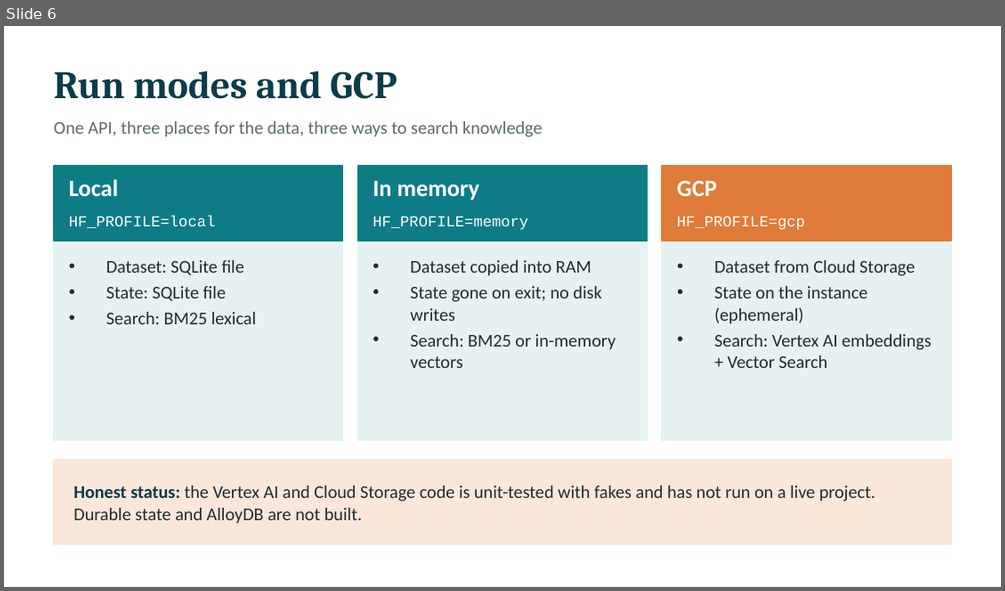
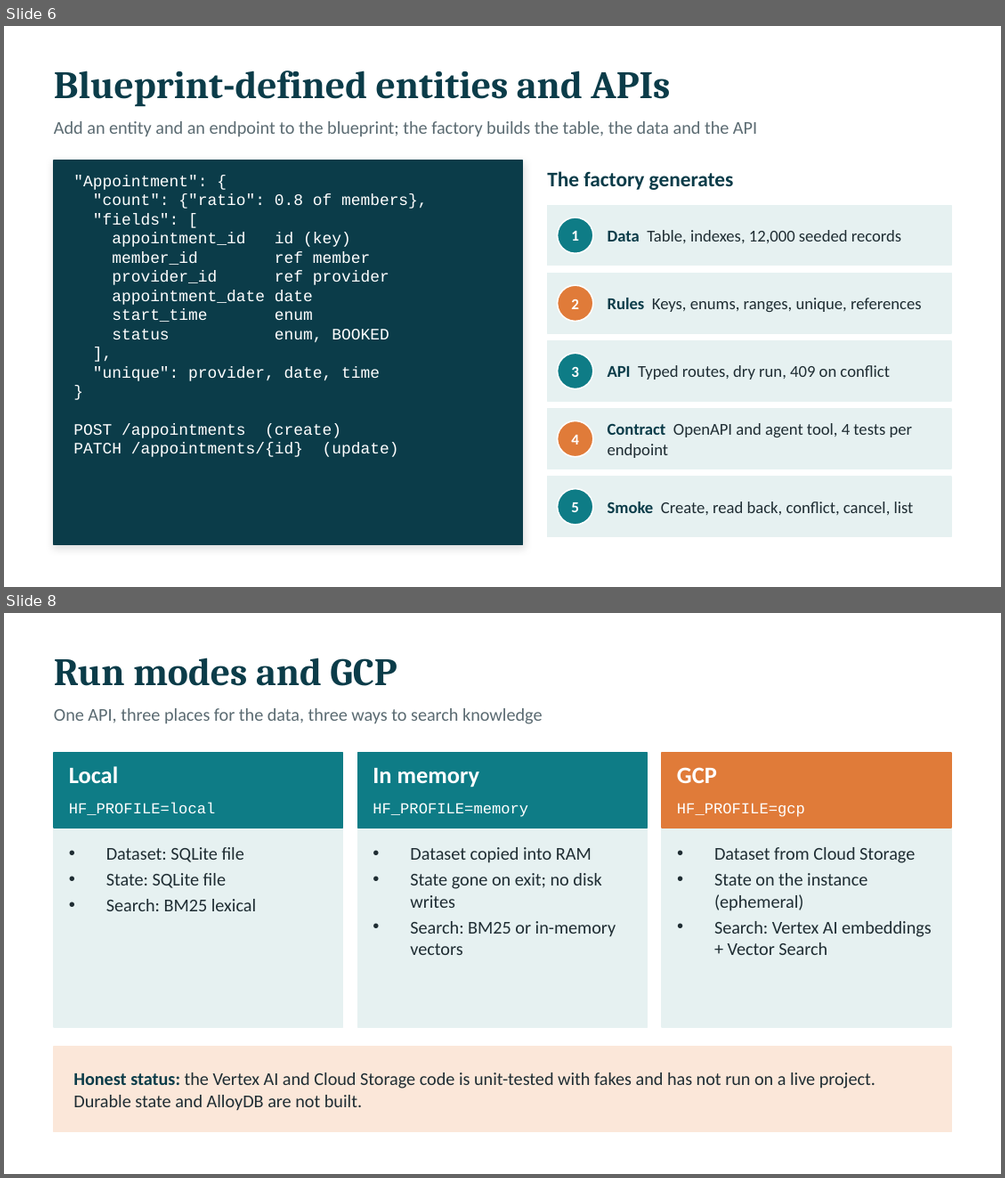
Before and after one commit to aravinda0216/hf-health-poc, a slide deck: docs/Healthcare_AI_Factory_Phase1.pptx. Shown one above the other, each under a label of ours: slide 6 before the commit, slides 6 and 8 after it; the slides between them are not shown. The pictures are 1005x591 and 1005x1178 pixels, drawn with LibreOffice and Linux fonts; fonts in the diff are those of the drawing. Boxes give left, top, right and bottom in pixels: in the first picture for what was removed or moved away, otherwise in the second. Text is boxed around its words. In the diff, an @@ line names an element or a change of style, - is before the commit and + after.

```diff
--- a/docs/Healthcare_AI_Factory_Phase1.pptx
+++ b/docs/Healthcare_AI_Factory_Phase1.pptx
@@ slide 6 added at (4,26,1001,587), background #FFFFFF @@
@@ text added at (54,70,670,107), 28 pt, text #0B3C49, bold @@
+Blueprint-defined entities and APIs
@@ text added at (54,121,757,137), 13 pt, text #5B6B72 @@
+Add an entity and an endpoint to the blueprint; the factory builds the table, the data and the API
@@ rectangle added at (54,160,522,544), fill #0B3C49, outline #0B3C49 1 pt @@
@@ text added at (73,175,428,457), 11.5 pt, text #FFFFFF @@
+"Appointment": {
+"count": {"ratio": 0.8 of members},
+"fields": [
+appointment_id id (key)
+member_id ref member
+provider_id ref provider
+appointment_date date
+start_time enum
+status enum, BOOKED
+],
+"unique": provider, date, time
+}
+POST /appointments (create)
+PATCH /appointments/{id} (update)
@@ text added at (547,171,734,190), 15 pt, text #0B3C49, bold @@
+The factory generates
@@ rectangle added at (547,206,951,265), fill #E6F1F1, outline #E6F1F1 1 pt @@
@@ ellipse added at (558,217,593,253), fill #0E7C86, outline #FFFFFF 1 pt @@
@@ text added at (571,231,579,240), 11 pt, text #FFFFFF, bold @@
+1
@@ text added at (607,230,901,243), 12 pt, text #1F2D33 @@
+Data Table, indexes, 12,000 seeded records
@@ rectangle added at (547,273,951,333), fill #E6F1F1, outline #E6F1F1 1 pt @@
@@ ellipse added at (558,285,593,321), fill #E07B39, outline #FFFFFF 1 pt @@
@@ text added at (571,299,579,309), 11 pt, text #FFFFFF, bold @@
+2
@@ text added at (607,297,922,312), 12 pt, text #1F2D33 @@
+Rules Keys, enums, ranges, unique, references
@@ rectangle added at (547,341,951,401), fill #E6F1F1, outline #E6F1F1 1 pt @@
@@ ellipse added at (558,353,593,389), fill #0E7C86, outline #FFFFFF 1 pt @@
@@ text added at (571,367,579,377), 11 pt, text #FFFFFF, bold @@
+3
@@ text added at (607,365,890,379), 12 pt, text #1F2D33 @@
+API Typed routes, dry run, 409 on conflict
@@ rectangle added at (547,409,951,468), fill #E6F1F1, outline #E6F1F1 1 pt @@
@@ ellipse added at (558,421,593,457), fill #E07B39, outline #FFFFFF 1 pt @@
@@ text added at (607,423,913,458), 12 pt, text #1F2D33 @@
+Contract OpenAPI and agent tool, 4 tests per endpoint
@@ text added at (571,435,579,444), 11 pt, text #FFFFFF, bold @@
+4
@@ rectangle added at (547,476,951,536), fill #E6F1F1, outline #E6F1F1 1 pt @@
@@ ellipse added at (558,489,593,524), fill #0E7C86, outline #FFFFFF 1 pt @@
@@ text added at (571,502,579,512), 11 pt, text #FFFFFF, bold @@
+5
@@ text added at (607,501,914,515), 12 pt, text #1F2D33 @@
+Smoke Create, read back, conflict, cancel, list
@@ what was slide 6 is now slide 8 @@
```
Also in this commit, not shown: 6 slides changed, 1 other slide added, 1 other file.
